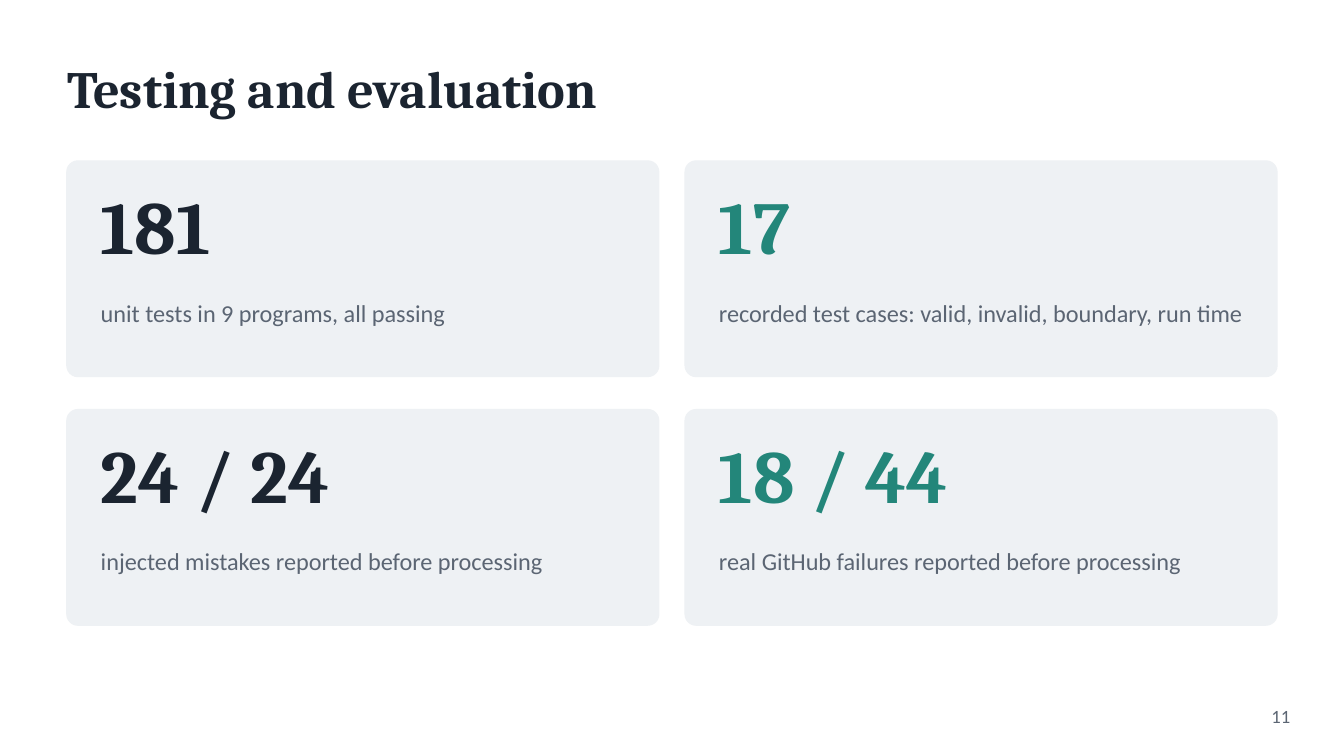
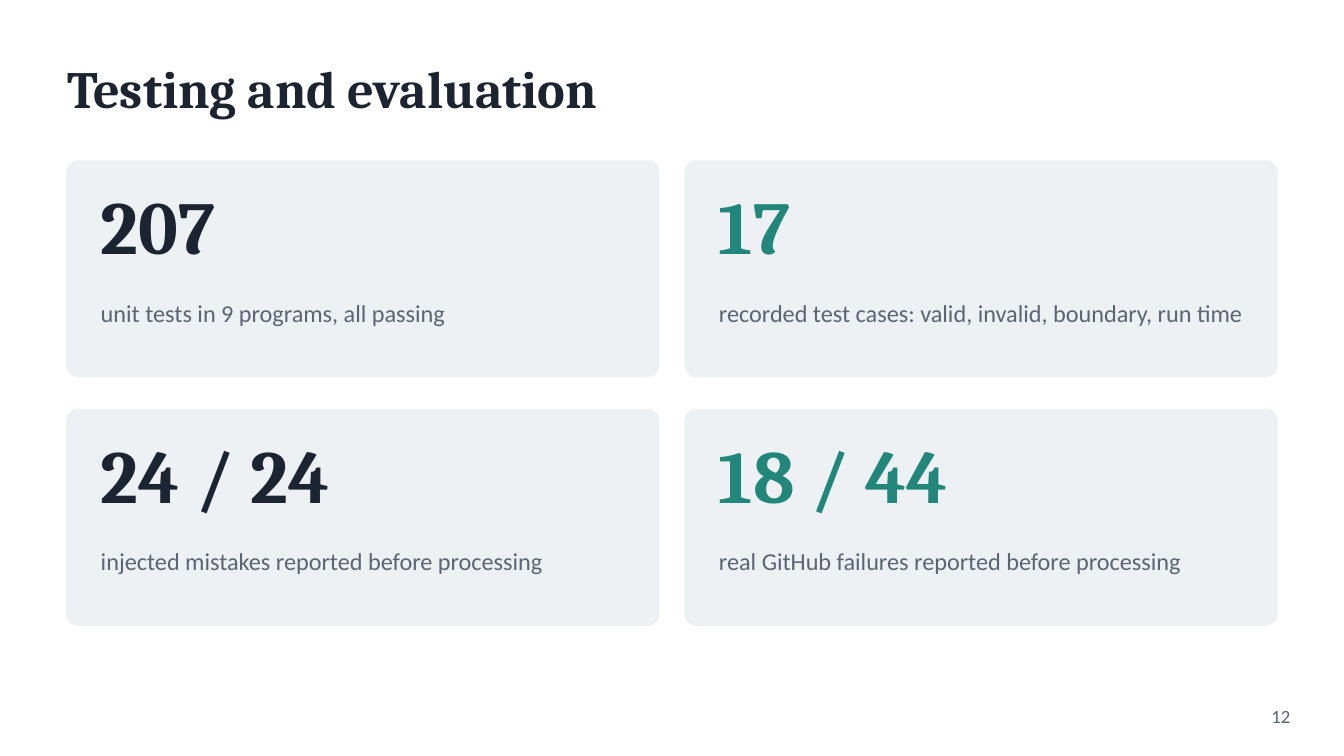
Before and after one commit to Nikhi00718/preLang, a slide deck: slide 12 of docs/review3/PrepLang_Review3_Presentation.pptx (slide 11 before the commit). Drawn at 1344x756 pixels with LibreOffice and Linux fonts; fonts in the diff are those of the drawing. Boxes give left, top, right and bottom in pixels: in the first picture for what was removed or moved away, otherwise in the second. Text is boxed around its words. In the diff, an @@ line names an element or a change of style, - is before the commit and + after.

```diff
--- a/docs/review3/PrepLang_Review3_Presentation.pptx
+++ b/docs/review3/PrepLang_Review3_Presentation.pptx
@@ text at (101,203,215,255): text changed @@
-181
+207
@@ text at (1271,711,1290,723): text changed @@
-11
+12
```
Also in this commit, not shown: 2 other slides changed, 1 slide added, 20 other files.
